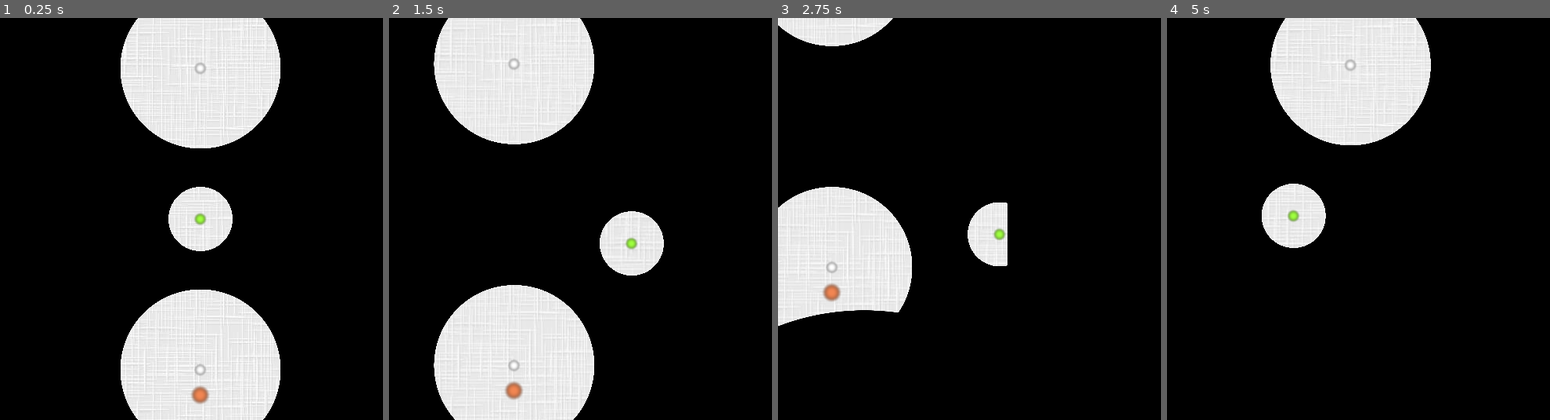
Above: before the commit, frames 1-4 (left to right).
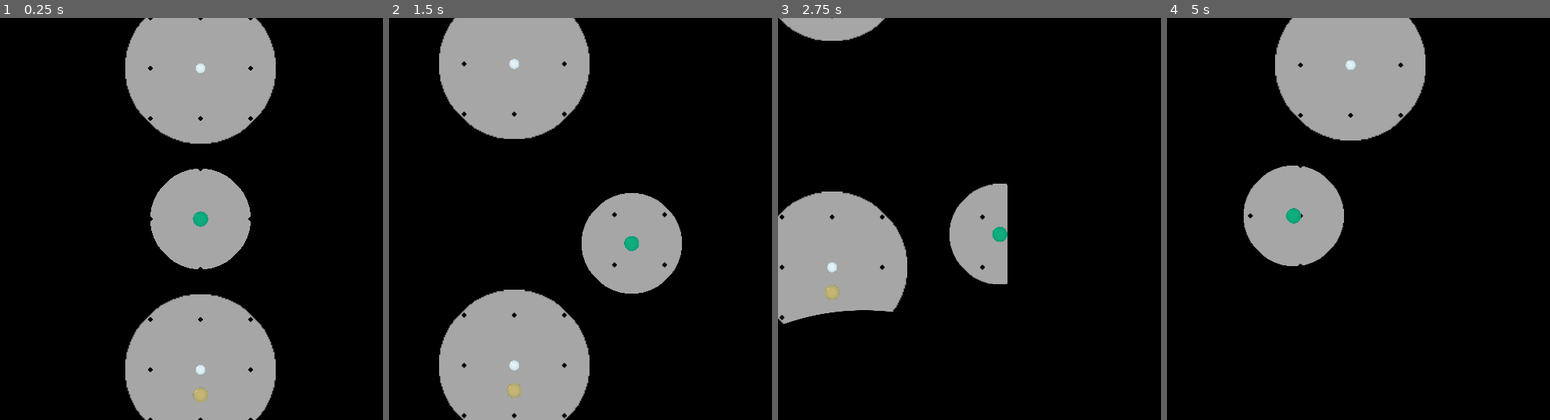
Above: after the commit, the same moments.

Repository: Disablak/Godot-Wild-Jam
Game: Godot game, scene res://Scenes/Main.tscn
Two runs of this game, one before a commit and one after it. Both use one fixed random seed, a clock stepped at 60 frames per second and the inputs below.
Inputs (mouse positions are in pixels of both pictures, inside the frame that each line leads up to):
- Up to frame 1 (0.25 s): no input
- Up to frame 2 (1.5 s): tap Enter at 0.5 s; move the mouse to (676, 198) at 0.52 s; hold D (move_right) 0.53-1.28 s; click (676, 198) at 0.67 s; move the mouse to (507, 239) at 1.27 s; hold S (move_down) from 1.28 s (still down); click (507, 239) at 1.42 s
- Up to frame 3 (2.75 s): move the mouse to (1019, 130) at 2.02 s; release S (move_down) at 2.03 s; hold D (move_right) from 2.03 s (still down); click (1019, 130) at 2.17 s
- Up to frame 4 (5 s): move the mouse to (1347, 299) at 2.77 s; release D (move_right) at 2.78 s; hold W (move_up) 2.78-3.53 s; click (1347, 299) at 2.92 s; move the mouse to (1488, 279) at 3.52 s; hold A (move_left) from 3.53 s (still down); click (1488, 279) at 3.67 s; move the mouse to (1247, 158) at 4.27 s; click (1247, 158) at 4.42 s

The runs differ from the first frame. In frame 1, 28% of the frame differs, in the area x 31-74%, y 0-100%; in frame 2, 28%, in the area x 11-77%, y 0-100%; in frame 3, 14%; in frame 4, 16%.

Commit message:
up

Diff:
--- a/Scenes/levels/Level0.tscn
+++ b/Scenes/levels/Level0.tscn
@@ -6,6 +6,9 @@
 [ext_resource path="res://Scenes/levels/components/Coin.tscn" type="PackedScene" id=4]
 
 [node name="Level" instance=ExtResource( 1 )]
+
+[node name="CanvasModulate" parent="." index="0"]
+visible = true
 
 [node name="Player" parent="." index="4"]
 position = Vector2( 256, 0 )
@@ -40,18 +43,14 @@
 
 [node name="Light2D" parent="Lights" index="0" instance=ExtResource( 3 )]
 position = Vector2( 256, 192 )
-texture_scale = 0.5
 
 [node name="Light2D2" parent="Lights" index="1" instance=ExtResource( 3 )]
 position = Vector2( 256, -192 )
-texture_scale = 0.5
 
 [node name="Light2D3" parent="Lights" index="2" instance=ExtResource( 3 )]
 position = Vector2( 256, -384 )
-texture_scale = 0.5
 
 [node name="Light2D4" parent="Lights" index="3" instance=ExtResource( 3 )]
 position = Vector2( 256, -576 )
-texture_scale = 0.5
 
 [editable path="Player"]
--- a/Scenes/levels/Level1.tscn
+++ b/Scenes/levels/Level1.tscn
@@ -71,10 +71,11 @@
 
 [node name="Light2D" parent="Lights" index="0" instance=ExtResource( 2 )]
 position = Vector2( 312, -576 )
+texture_scale = 0.5
 
 [node name="Light2D3" parent="Lights" index="1" instance=ExtResource( 2 )]
 position = Vector2( -136, -952 )
 
 [node name="Light2D2" parent="Lights" index="2" instance=ExtResource( 2 )]
-position = Vector2( 872, -656 )
-texture_scale = 2.0
+position = Vector2( 896, -656 )
+texture_scale = 0.5
--- a/Scenes/levels/LevelTest.tscn
+++ b/Scenes/levels/LevelTest.tscn
@@ -313,7 +313,6 @@
 
 [node name="Enemy" parent="." instance=ExtResource( 8 )]
 position = Vector2( 37, 238 )
-movementSpeed = 0.0
 
 [node name="Light2D2" parent="." instance=ExtResource( 4 )]
 position = Vector2( 836, 467 )
--- a/Scenes/levels/base/LevelBase.tscn
+++ b/Scenes/levels/base/LevelBase.tscn
@@ -1,7 +1,7 @@
 [gd_scene load_steps=10 format=2]
 
 [ext_resource path="res://Scenes/levels/components/Finish.tscn" type="PackedScene" id=1]
-[ext_resource path="res://Assets/sprites/floor0.jpg" type="Texture" id=2]
+[ext_resource path="res://Assets/new_sprites/floor0.png" type="Texture" id=2]
 [ext_resource path="res://Scripts/Sounds.gd" type="Script" id=3]
 [ext_resource path="res://Assets/Sounds/Pickups/vox_Conversational.wav" type="AudioStream" id=4]
 [ext_resource path="res://Scripts/Level.gd" type="Script" id=5]
@@ -18,11 +18,11 @@
 color = Color( 0, 0, 0, 1 )
 
 [node name="Background" type="TextureRect" parent="."]
-visible = false
-margin_left = -5000.0
-margin_top = -5000.0
-margin_right = 5000.0
-margin_bottom = 5000.0
+self_modulate = Color( 0.654902, 0.654902, 0.654902, 1 )
+margin_left = -5120.0
+margin_top = -5120.0
+margin_right = 4880.0
+margin_bottom = 4880.0
 texture = ExtResource( 2 )
 expand = true
 stretch_mode = 2
--- a/Scenes/levels/components/Coin.tscn
+++ b/Scenes/levels/components/Coin.tscn
@@ -1,6 +1,6 @@
 [gd_scene load_steps=5 format=2]
 
-[ext_resource path="res://Assets/sprites/spot.png" type="Texture" id=1]
+[ext_resource path="res://Scenes/visual/OrbSprite.tscn" type="PackedScene" id=1]
 [ext_resource path="res://Scripts/Coin.gd" type="Script" id=2]
 [ext_resource path="res://Scenes/visual/ExplosionParticle.tscn" type="PackedScene" id=3]
 
@@ -10,13 +10,12 @@
 script = ExtResource( 2 )
 particle_temple = ExtResource( 3 )
 
-[node name="Sprite" type="Sprite" parent="."]
-self_modulate = Color( 0.952941, 0.529412, 0.32549, 1 )
-scale = Vector2( 0.3, 0.3 )
-texture = ExtResource( 1 )
-
 [node name="CollisionShape2D" type="CollisionShape2D" parent="."]
 scale = Vector2( 0.9, 0.9 )
 shape = SubResource( 24 )
 
+[node name="OrbSprite" parent="." instance=ExtResource( 1 )]
+self_modulate = Color( 0.870588, 0.745098, 0.478431, 1 )
+scale = Vector2( 0.15, 0.15 )
+
 [connection signal="body_entered" from="." to="." method="_on_Coin_body_entered"]
--- a/Scenes/levels/components/Finish.tscn
+++ b/Scenes/levels/components/Finish.tscn
@@ -1,9 +1,9 @@
 [gd_scene load_steps=3 format=2]
 
-[ext_resource path="res://Assets/sprites/circle.png" type="Texture" id=1]
+[ext_resource path="res://Scenes/visual/OrbSprite.tscn" type="PackedScene" id=1]
 
 [sub_resource type="CircleShape2D" id=1]
-radius = 14.0
+radius = 6.0
 
 [node name="Finish" type="Area2D"]
 position = Vector2( 969, 283 )
@@ -11,8 +11,6 @@
 [node name="CollisionShape2D" type="CollisionShape2D" parent="."]
 shape = SubResource( 1 )
 
-[node name="Sprite" type="Sprite" parent="."]
-self_modulate = Color( 0.00784314, 0.466667, 1, 1 )
-scale = Vector2( 0.02, 0.02 )
-z_index = 1
-texture = ExtResource( 1 )
+[node name="OrbSprite" parent="." instance=ExtResource( 1 )]
+self_modulate = Color( 0.0901961, 0.509804, 1, 1 )
+scale = Vector2( 0.2, 0.2 )
--- a/Scenes/levels/components/Light.tscn
+++ b/Scenes/levels/components/Light.tscn
@@ -1,32 +1,26 @@
-[gd_scene load_steps=7 format=2]
+[gd_scene load_steps=6 format=2]
 
-[ext_resource path="res://Assets/sprites/spot.png" type="Texture" id=1]
-[ext_resource path="res://Assets/sprites/circle.png" type="Texture" id=2]
+[ext_resource path="res://Assets/new_sprites/white_circle.png" type="Texture" id=1]
+[ext_resource path="res://Scenes/visual/OrbSprite.tscn" type="PackedScene" id=2]
 [ext_resource path="res://Scripts/Light.gd" type="Script" id=3]
 [ext_resource path="res://Scenes/visual/ExplosionParticle.tscn" type="PackedScene" id=4]
-
-[sub_resource type="CanvasItemMaterial" id=1]
-light_mode = 1
 
 [sub_resource type="CircleShape2D" id=2]
 
 [node name="Light2D" type="Light2D" groups=["light"]]
 position = Vector2( 274.4, 239.4 )
-scale = Vector2( 0.2, 0.2 )
-texture = ExtResource( 2 )
+texture = ExtResource( 1 )
+texture_scale = 1.5
 mode = 2
 range_z_max = 1028
 shadow_enabled = true
+shadow_buffer_size = 1024
 script = ExtResource( 3 )
 
-[node name="Blob" type="Sprite" parent="."]
-texture = ExtResource( 1 )
+[node name="OrbSprite" parent="." instance=ExtResource( 2 )]
 
 [node name="ExplosionParticle" parent="." instance=ExtResource( 4 )]
 light_mask = 3
-material = SubResource( 1 )
-scale = Vector2( 5, 5 )
-z_index = 10
 color = Color( 1, 1, 1, 1 )
 
 [node name="Area2D" type="Area2D" parent="."]
--- a/Scenes/levels/components/Player.tscn
+++ b/Scenes/levels/components/Player.tscn
@@ -1,10 +1,9 @@
-[gd_scene load_steps=9 format=2]
+[gd_scene load_steps=8 format=2]
 
 [ext_resource path="res://Scripts/Player.gd" type="Script" id=1]
-[ext_resource path="res://Assets/sprites/circle.png" type="Texture" id=2]
-[ext_resource path="res://Scripts/PlayerComponent.gd" type="Script" id=3]
+[ext_resource path="res://Assets/new_sprites/white_circle.png" type="Texture" id=2]
+[ext_resource path="res://Scenes/visual/OrbSprite.tscn" type="PackedScene" id=3]
 [ext_resource path="res://Scenes/visual/ExplosionParticle.tscn" type="PackedScene" id=4]
-[ext_resource path="res://Assets/sprites/spot.png" type="Texture" id=5]
 [ext_resource path="res://Scripts/PlayerKeys.gd" type="Script" id=6]
 [ext_resource path="res://Scenes/visual/KeyVisual.tscn" type="PackedScene" id=7]
 
@@ -12,28 +11,21 @@
 
 [node name="Player" type="KinematicBody2D" groups=["player"]]
 script = ExtResource( 1 )
+particle_temple = ExtResource( 4 )
+
+[node name="OrbSprite" parent="." instance=ExtResource( 3 )]
+self_modulate = Color( 0.0666667, 0.717647, 0.517647, 1 )
+scale = Vector2( 0.15, 0.15 )
+z_index = 2
 
 [node name="CollisionShape2D" type="CollisionShape2D" parent="."]
 shape = SubResource( 1 )
 
-[node name="Sprite" type="Sprite" parent="."]
-self_modulate = Color( 0.623529, 1, 0.247059, 1 )
-scale = Vector2( 0.2, 0.2 )
-z_index = 1
-texture = ExtResource( 5 )
-script = ExtResource( 3 )
-
 [node name="Light2D" type="Light2D" parent="."]
-scale = Vector2( 0.1, 0.1 )
 texture = ExtResource( 2 )
-texture_scale = 0.4
 mode = 2
 range_z_max = 1028
 shadow_enabled = true
-
-[node name="ExplosionParticle" parent="." instance=ExtResource( 4 )]
-z_index = 5
-damping = 120.0
 
 [node name="Keys" type="Node2D" parent="."]
 script = ExtResource( 6 )
--- a/Scenes/visual/ExplosionParticle.tscn
+++ b/Scenes/visual/ExplosionParticle.tscn
@@ -1,8 +1,13 @@
-[gd_scene load_steps=2 format=2]
+[gd_scene load_steps=3 format=2]
 
 [ext_resource path="res://Scripts/Particle.gd" type="Script" id=1]
 
+[sub_resource type="CanvasItemMaterial" id=1]
+light_mode = 1
+
 [node name="ExplosionParticle" type="CPUParticles2D"]
+material = SubResource( 1 )
+scale = Vector2( 5, 5 )
 z_index = 10
 emitting = false
 amount = 80
--- /dev/null
+++ b/Scenes/visual/OrbSprite.tscn
@@ -0,0 +1,7 @@
+[gd_scene load_steps=2 format=2]
+
+[ext_resource path="res://Assets/new_sprites/orb1.png" type="Texture" id=1]
+
+[node name="OrbSprite" type="Sprite"]
+scale = Vector2( 0.1, 0.1 )
+texture = ExtResource( 1 )
--- a/Scripts/Coin.gd
+++ b/Scripts/Coin.gd
@@ -11,7 +11,7 @@
 		var particle = particle_temple.instance() as CPUParticles2D
 		get_parent().add_child(particle)
 		particle.position = position
-		particle.color = $Sprite.self_modulate
+		particle.color = $OrbSprite.self_modulate
 		particle.play_particle()
 
 		queue_free()
--- a/Scripts/Player.gd
+++ b/Scripts/Player.gd
@@ -1,14 +1,17 @@
 extends KinematicBody2D
 
 
+export(PackedScene) var particle_temple
 export(float) var speed : float = 400
 
 const delay_before_finish_move = 0.1
 
 var velocity : Vector2 = Vector2.ZERO
+var previousPosition: Vector2
 
 
 func _ready():
+	emitPosition()
 	SignalBus.connect(SignalBus.player_died_name, self, "onPlayerDied")
 	SignalBus.connect(SignalBus.level_comleted_name, self, "on_level_completed")
 
@@ -28,6 +31,18 @@
 	if velocity.length() > 0:
 		velocity = velocity.normalized() * speed
 
+	if global_position != previousPosition:
+		emitPosition()
+
+
+func emitPosition():
+	previousPosition = global_position
+	SignalBus.emit_signal(SignalBus.playerPositionChangedName, global_position)
+
+
+func onPlayerDiedSignal():
+	set_process(false)
+
 
 func _physics_process(delta):
 	move_and_slide(velocity)
@@ -35,8 +50,9 @@
 
 func onPlayerDied():
 	velocity = Vector2.ZERO
-	$Sprite.visible = false
-	$ExplosionParticle.play_particle()
+	$Light2D.enabled = false
+	$OrbSprite.visible = false
+	play_particle_die()
 	set_process(false)
 
 
@@ -46,3 +62,13 @@
 
 func took_key():
 	$Keys.add_key()
+
+
+func play_particle_die():
+	var particle = particle_temple.instance() as CPUParticles2D
+	get_parent().add_child(particle)
+	particle.position = position
+	particle.color = $OrbSprite.self_modulate
+	particle.play_particle()
+	print(get_parent().name)
+	print(particle.z_index)
--- a/Scripts/StalkingEnemy.gd
+++ b/Scripts/StalkingEnemy.gd
@@ -54,9 +54,6 @@
 	position += direction
 
 
-func onTargetPositionChanged( newPosition ):
-	targetPosition = newPosition
-
 
 func set_size(new_size):
 	size = new_size
Binary file added: Assets/new_sprites/circle.aseprite
Binary file added: Assets/new_sprites/floor0.png
Not shown, added: Assets/new_sprites/floor0.png.import
Not shown, added: Assets/new_sprites/light.png.import
Binary file added: Assets/new_sprites/orb1.png
Not shown, added: Assets/new_sprites/orb1.png.import
Binary file added: Assets/new_sprites/white square 16x16.png
Not shown, added: Assets/new_sprites/white square 16x16.png.import
Binary file added: Assets/new_sprites/white_circle.png
Not shown, added: Assets/new_sprites/white_circle.png.import
Binary file added: Assets/new_sprites/white_circle_hd.png
Not shown, added: Assets/new_sprites/white_circle_hd.png.import
